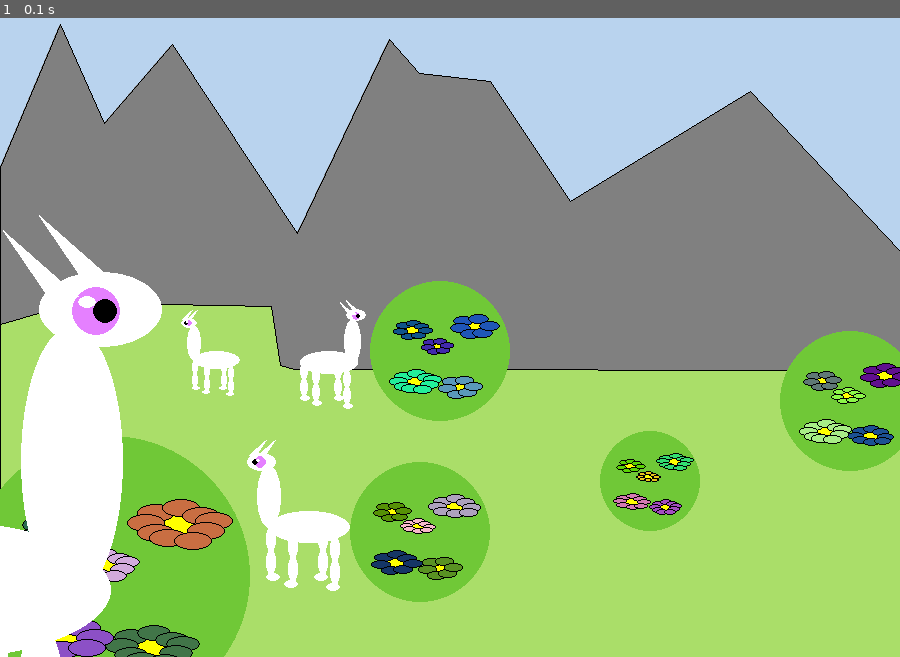
Above: before the commit, frame 1.
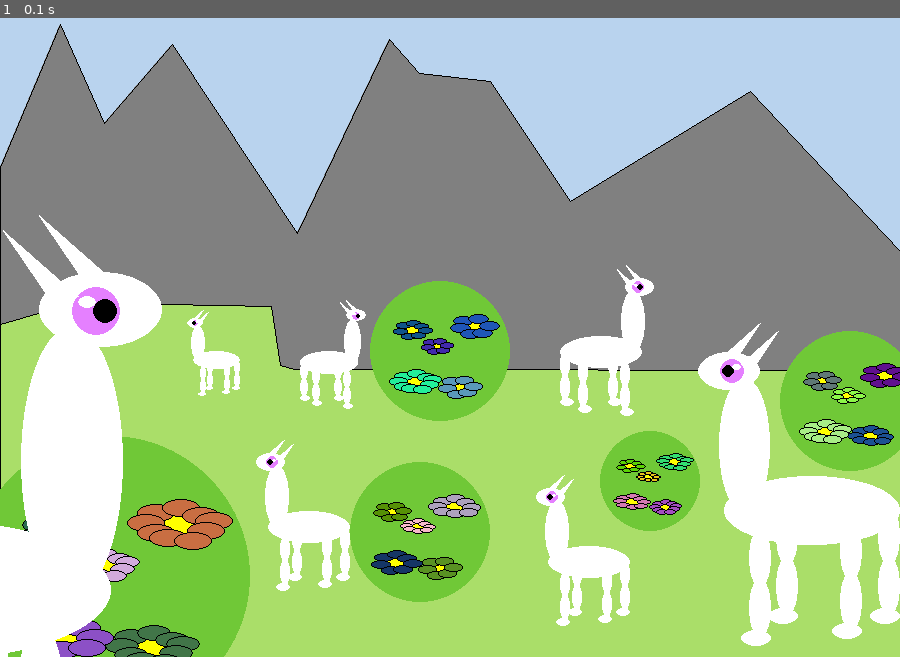
Above: after the commit, the same moment.

Repository: sarseniy/infa_2020_sarseniy
Game: pygame game, started from lab3/exercise_2_draw.py
The game is run twice, just before and just after one commit, with the same random seed, the same clock (stepped at 60 frames per second) and the same inputs.
Inputs:
- Up to frame 1 (0.1 s): no input

The runs differ from the first frame. In frame 1, 6.9% of the frame differs, in the area x 20-100%, y 38-99%.

Commit message:
Fixed lama's drawing. Added new lamas to free space

Diff:
--- a/lab3/exercise_2_draw.py
+++ b/lab3/exercise_2_draw.py
@@ -70,27 +70,25 @@
     pos[1] = round(pos[1] * size)
     ellipse(screen, WHITE, pygame.Rect(pos[0] - round(117 * size), pos[1], round(117 * size), round(46 * size)))
 
-    leg((pos[0] - round(120 * size), pos[1] + round(20 * size)), size)
-    leg((pos[0] + round(25 * size) - round(100 * size), pos[1] + round(30 * size)), size, reverse)
-    leg((pos[0] + round(68 * size) - round(100 * size), pos[1] + round(20 * size)), size, reverse)
-    leg((pos[0] + round(86 * size) - round(100 * size), pos[1] + round(35 * size)), size, reverse)
-
-    ellipse(screen, WHITE, pygame.Rect(pos[0] + round(87 * size) - round(220 * size), pos[1] - round(65 * size),
+    leg((pos[0], pos[1] + round(20 * size)), size, reverse)
+    leg((pos[0] - round(25 * size), pos[1] + round(30 * size)), size, reverse)
+    leg((pos[0] - round(68 * size), pos[1] + round(20 * size)), size, reverse)
+    leg((pos[0] - round(86 * size), pos[1] + round(35 * size)), size, reverse)
+
+    ellipse(screen, WHITE, pygame.Rect(pos[0] - round(87 * size) - round(34 * size), pos[1] - round(65 * size),
                                        round(34 * size), round(90 * size)))
-    ellipse(screen, WHITE, pygame.Rect(pos[0] + round(93 * size) - round(240 * size), pos[1] - round((83 * size)),
+    ellipse(screen, WHITE, pygame.Rect(pos[0] - round(93 * size) - round(41 * size), pos[1] - round((83 * size)),
                                        round(41 * size), round(25 * size)))
 
-    circle(screen, PURPLE, (pos[0] + round(112 * size) - round(240 * size), pos[1] - round(70 * size)),
-           round(8 * size))
-    circle(screen, BLACK, (pos[0] + round(115 * size) - round(250 * size), pos[1] - round(70 * size)),
-           round(4 * size))
-    ellipse(screen, WHITE, pygame.Rect(pos[0] + round(106 * size) - round(240 * size), pos[1] - round(75 * size),
+    circle(screen, PURPLE, (pos[0] - round(112 * size), pos[1] - round(70 * size)), round(8 * size))
+    circle(screen, BLACK, (pos[0] - round(115 * size), pos[1] - round(70 * size)), round(4 * size))
+    ellipse(screen, WHITE, pygame.Rect(pos[0] - round(106 * size) - round(6 * size), pos[1] - round(75 * size),
                                        round(6 * size), round(4 * size)))
 
-    ear1 = [pos[0] + round(96 * size) - round(230 * size), pos[1] - round(80 * size)]
+    ear1 = [pos[0] - round(96 * size), pos[1] - round(75 * size)]
     polygon(screen, WHITE, [ear1, (ear1[0] + round(15 * size), ear1[1] - round(22 * size)),
                             (ear1[0] - round(10 * size), ear1[1])])
-    ear2 = [pos[0] + round(108 * size) - round(230 * size), pos[1] - round(80 * size)]
+    ear2 = [pos[0] - round(108 * size), pos[1] - round(80 * size)]
     polygon(screen, WHITE,
             [ear2, (ear2[0] + round(15 * size), ear2[1] - round(22 * size)), (ear2[0] - round(10 * size), ear2[1])])
 
@@ -247,7 +245,9 @@
 draw_lama([600, 1000], 0.4, True)
 draw_lama([600, 800], 0.5)
 draw_lama([-80, 190], 3)
-
+draw_lama([600, 350], 1.5, True)
+draw_lama([800, 550], 0.7)
+draw_lama([900, 850], 0.7, True)
 
 pygame.display.update()
 clock = pygame.time.Clock()
